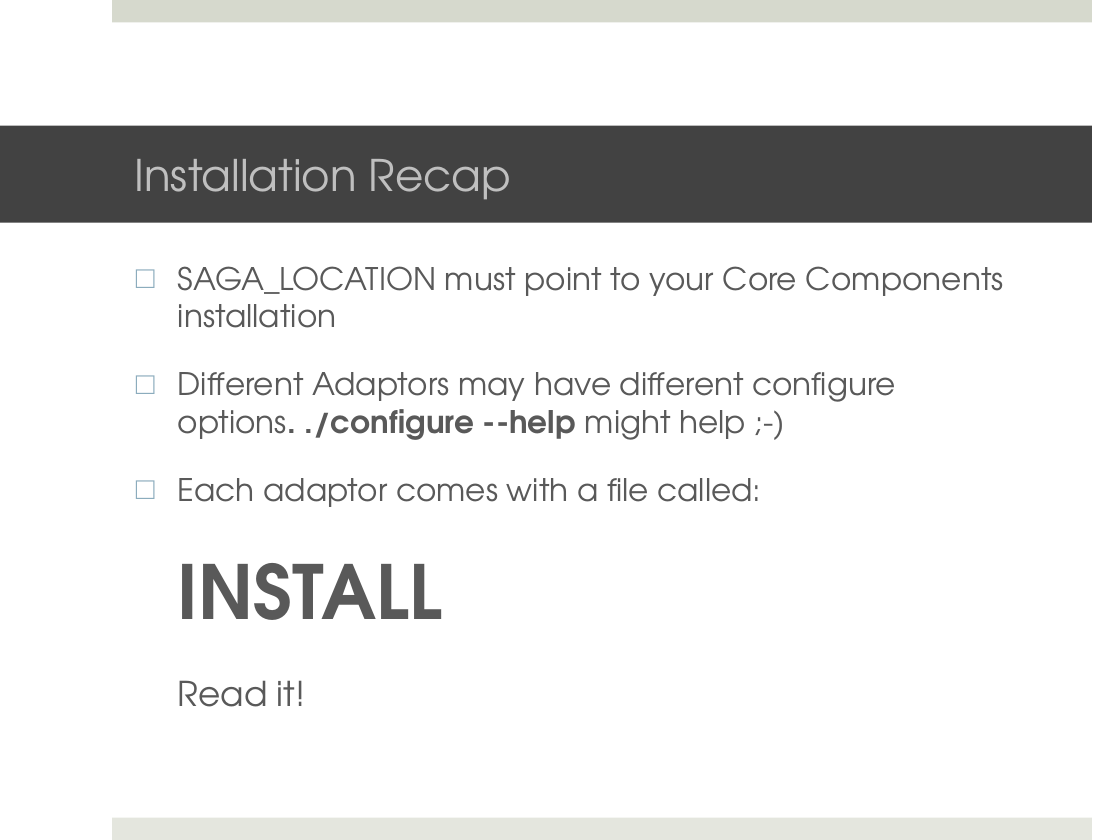
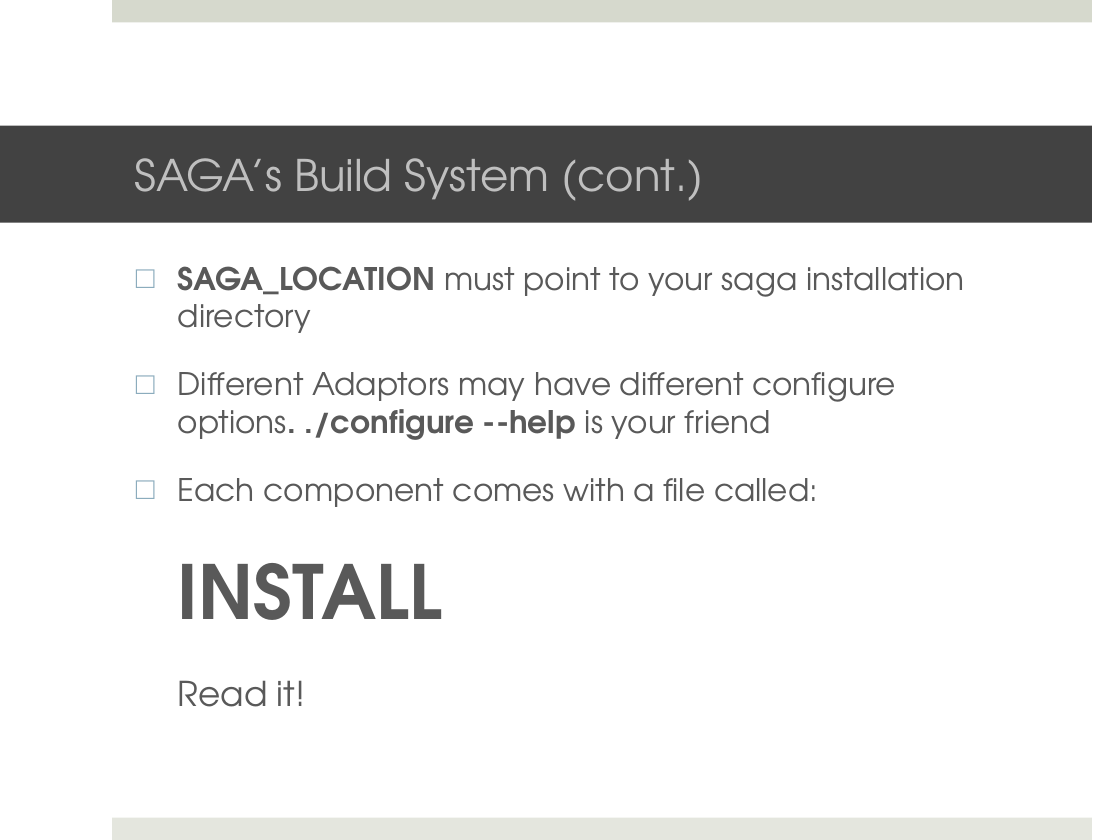
Before and after one commit to saga-project/saga-cpp-legacy-projects, a slide deck: slide 8 of tutorial/general_tutorial/Installation.pptx (slide 15 before the commit). Drawn at 1120x840 pixels with LibreOffice and Linux fonts; fonts in the diff are those of the drawing; background and template pictures are left out. Boxes give left, top, right and bottom in pixels: in the first picture for what was removed or moved away, otherwise in the second. Text is boxed around its words. In the diff, an @@ line names an element or a change of style, - is before the commit and + after.

Commit message:
Overhauled version of installation slides

```diff
--- a/tutorial/general_tutorial/Installation.pptx
+++ b/tutorial/general_tutorial/Installation.pptx
@@ title at [134,158,704,201]: text changed @@
-Installation Recap
+SAGA’s Build System (cont.)
@@ text at [178,266,965,707]: text changed @@
-□ SAGA_LOCATION must point to your Core Components installation
-□ Different Adaptors may have different configure options. ./configure --help might help ;-)
-□ Each adaptor comes with a file called:
-  INSTALL
-  Read it!
+□ SAGA_LOCATION must point to your saga installation directory
+□ Different Adaptors may have different configure options. ./configure --help is your friend
+□ Each component comes with a file called:
+  INSTALL
+  Read it!
```
Also in this commit, not shown: 3 other slides changed, 6 slides added, 9 slides removed.
